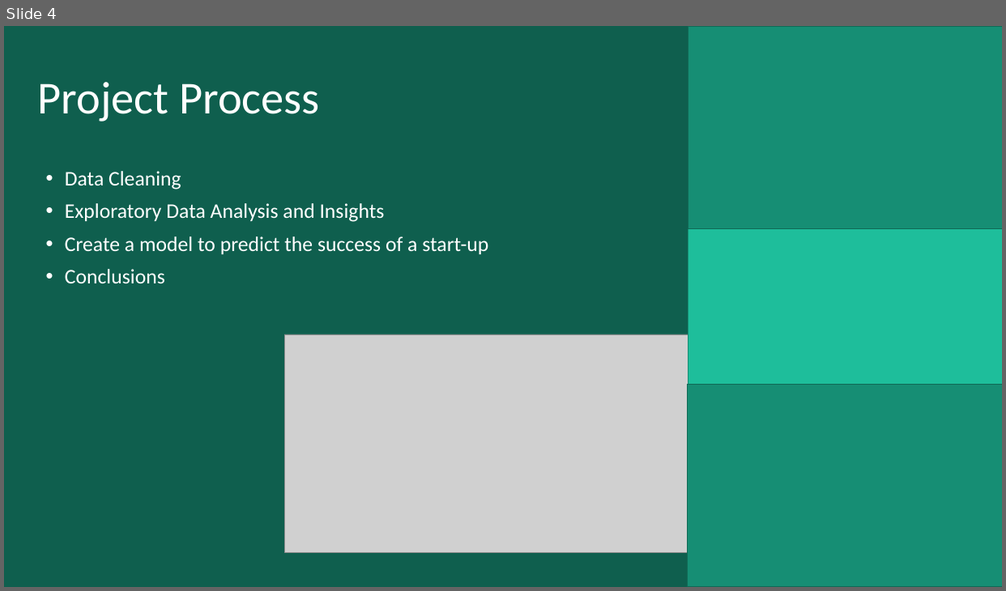
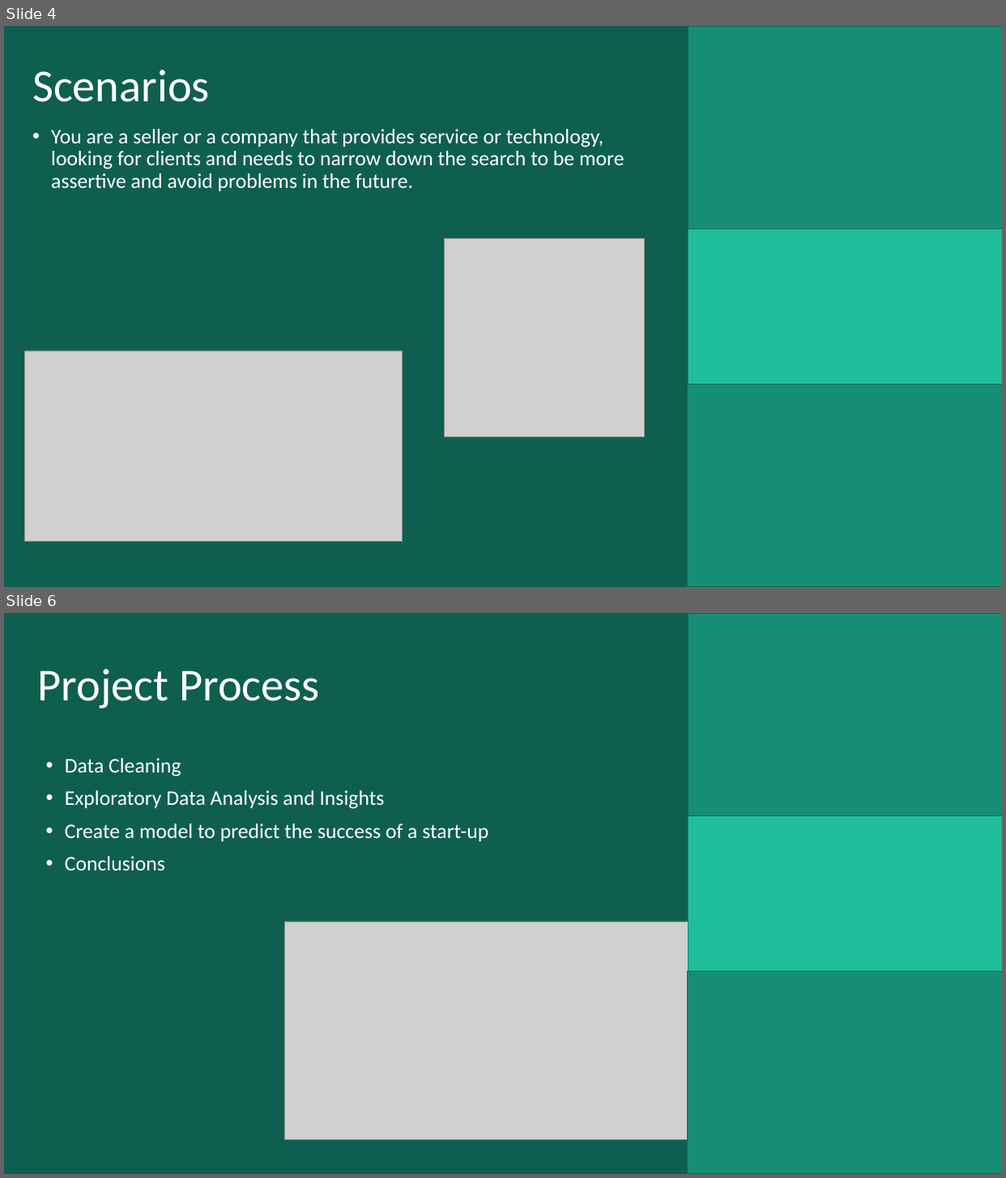
Before and after one commit to Paulabvc/startups_project, a slide deck: Final_project_startup/Presentation/final_startup.pptm. Shown one above the other, each under a label of ours: slide 4 before the commit, slides 4 and 6 after it; the slides between them are not shown. The pictures are 1006x591 and 1006x1178 pixels, drawn with LibreOffice and Linux fonts; fonts in the diff are those of the drawing; grey boxes stand for pictures; background and template pictures are left out. Boxes give left, top, right and bottom in pixels: in the first picture for what was removed or moved away, otherwise in the second. Text is boxed around its words. In the diff, an @@ line names an element or a change of style, - is before the commit and + after.

```diff
--- a/Final_project_startup/Presentation/final_startup.pptm
+++ b/Final_project_startup/Presentation/final_startup.pptm
@@ slide 4 added at (x1=4, y1=26, x2=1002, y2=587), background picture (left out); not listed: 4 template elements that a slide beside it also shows @@
@@ rectangle added at (x1=688, y1=26, x2=1002, y2=228), fill #168E74, outline #106956 1 pt @@
@@ title added at (x1=32, y1=70, x2=210, y2=102), 44 pt, text #FFFFFF @@
+Scenarios
@@ text added at (x1=51, y1=129, x2=624, y2=191), 20 pt, text #FFFFFF @@
+• You are a seller or a company that provides service or technology, looking for clients and needs to narrow down the search to be more assertive and avoid problems in the future.
@@ picture added at (x1=444, y1=238, x2=644, y2=437) @@
@@ rectangle added at (x1=688, y1=228, x2=1002, y2=419), fill #1EBE9B, outline #168D73 1 pt @@
@@ picture added at (x1=25, y1=351, x2=403, y2=542) @@
@@ rectangle added at (x1=688, y1=385, x2=1002, y2=587), fill #168E74, outline #106956 1 pt @@
@@ what was slide 4 is now slide 6 @@
```
Also in this commit, not shown: 4 slides changed, 4 other slides added, 1 slide removed, 3 other files.
